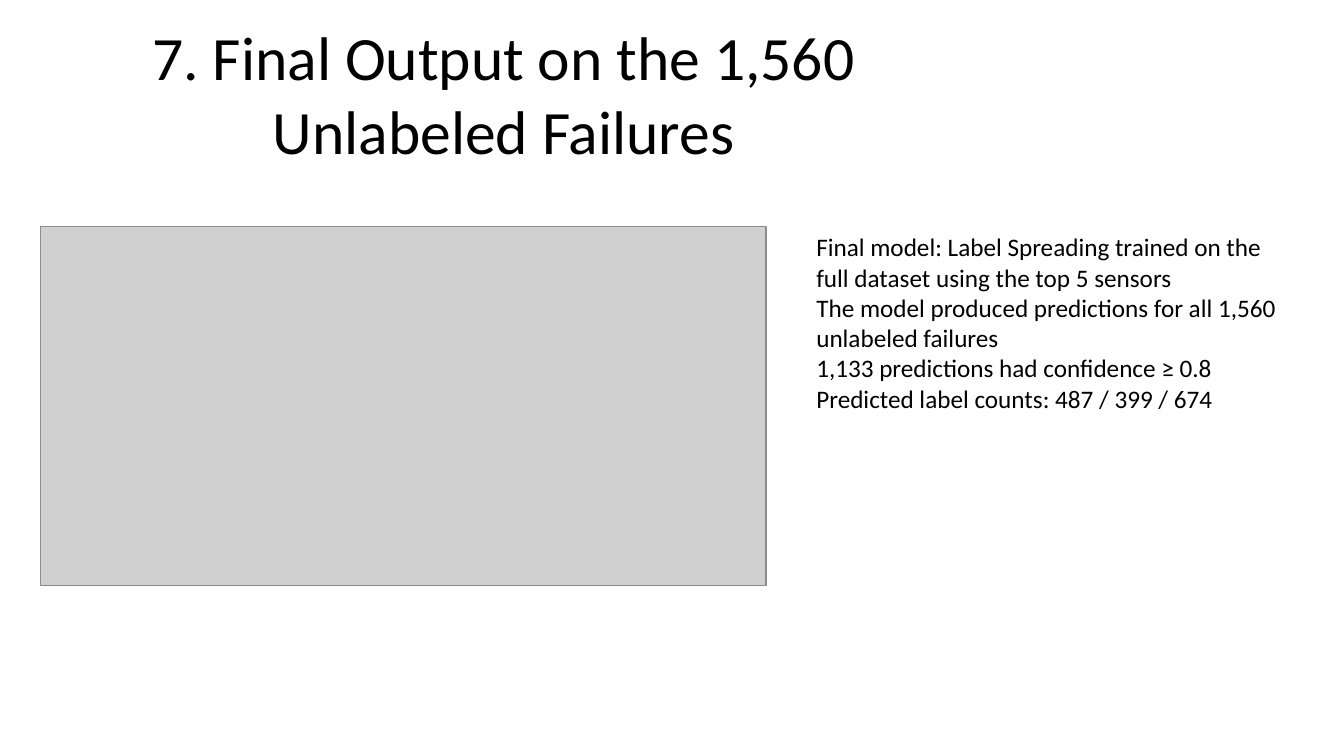
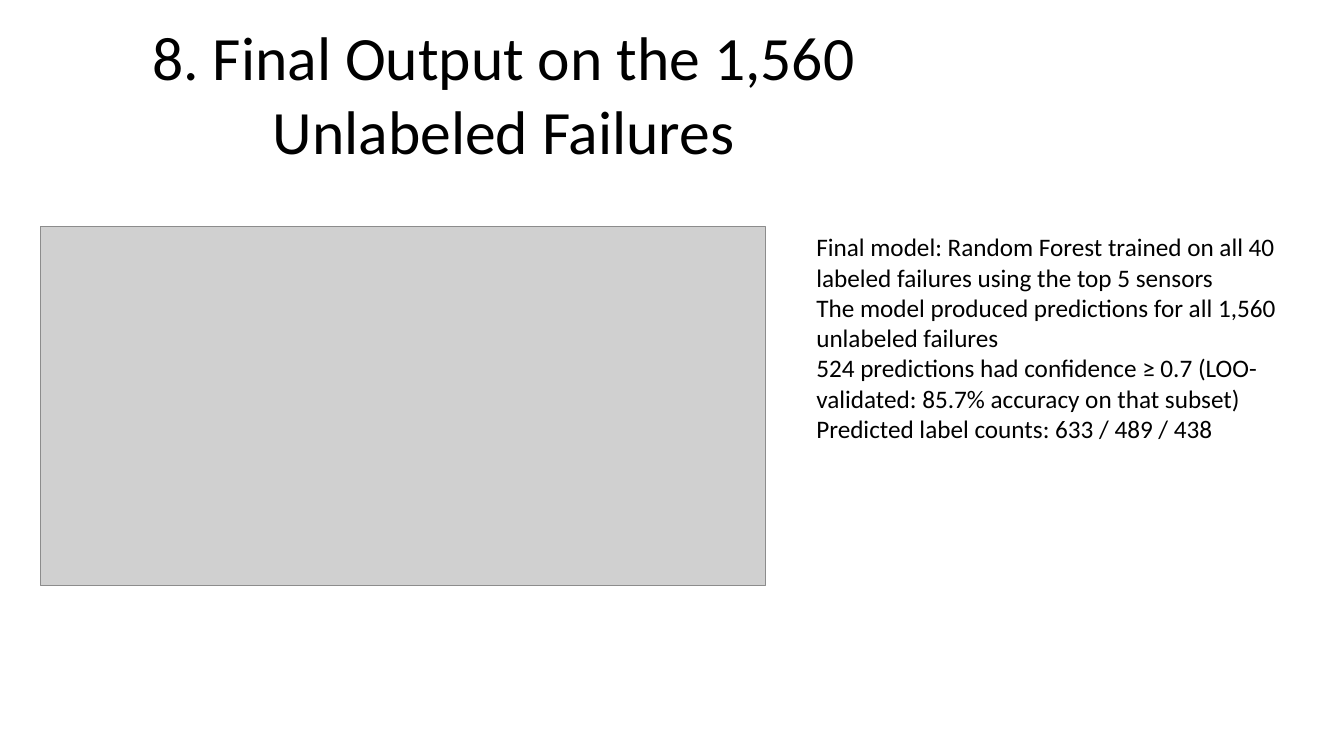
Before and after one commit to hadareal/sensor-failure-clustering, a slide deck: slide 9 of presentation/ML6_machine_failure_presentation_final.pptx (slide 8 before the commit). Drawn at 1344x756 pixels with LibreOffice and Linux fonts; fonts in the diff are those of the drawing; grey boxes stand for pictures. Boxes give left, top, right and bottom in pixels: in the first picture for what was removed or moved away, otherwise in the second. Text is boxed around its words. In the diff, an @@ line names an element or a change of style, - is before the commit and + after.

Commit message:
Add supervised baselines and select Random Forest

```diff
--- a/presentation/ML6_machine_failure_presentation_final.pptx
+++ b/presentation/ML6_machine_failure_presentation_final.pptx
@@ title at box(152, 37, 854, 155): text changed @@
-7. Final Output on the 1,560 Unlabeled Failures
+8. Final Output on the 1,560 Unlabeled Failures
@@ text at box(816, 238, 1275, 292): text changed @@
-Final model: Label Spreading trained on the full dataset using the top 5 sensors
+Final model: Random Forest trained on all 40 labeled failures using the top 5 sensors
@@ text at box(816, 358, 1257, 439): text changed @@
-1,133 predictions had confidence ≥ 0.8
-Predicted label counts: 487 / 399 / 674
+524 predictions had confidence ≥ 0.7 (LOO-validated: 85.7% accuracy on that subset)
+Predicted label counts: 633 / 489 / 438
```
Also in this commit, not shown: 10 other slides changed, 1 slide added, 4 other files.
